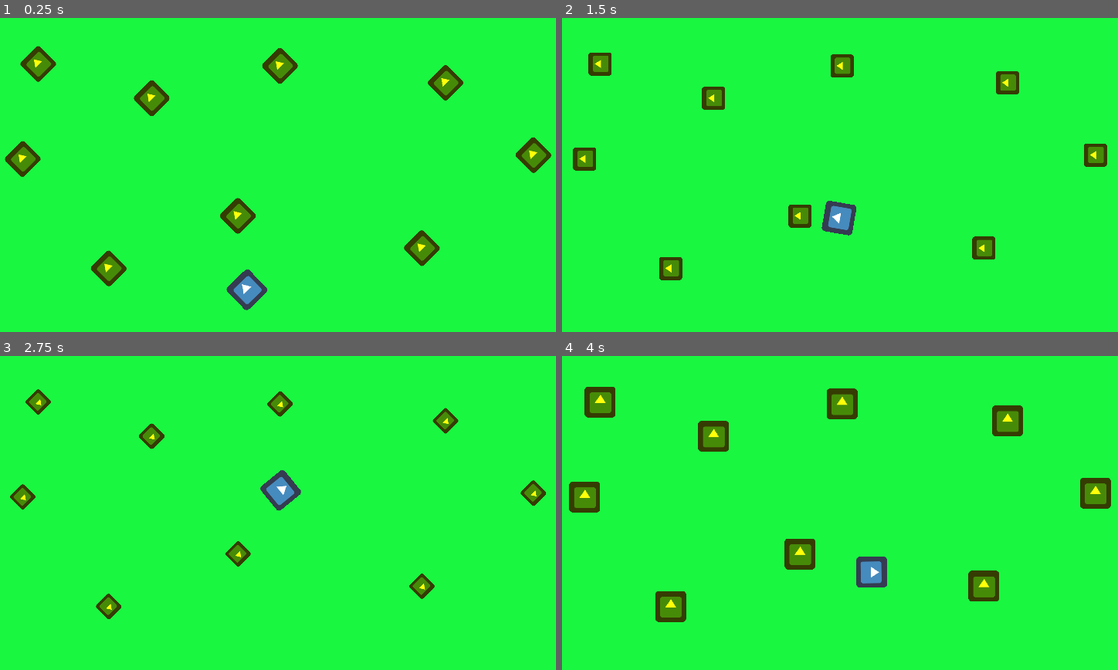
Above: before the commit, frames 1-4 (two rows, left to right).
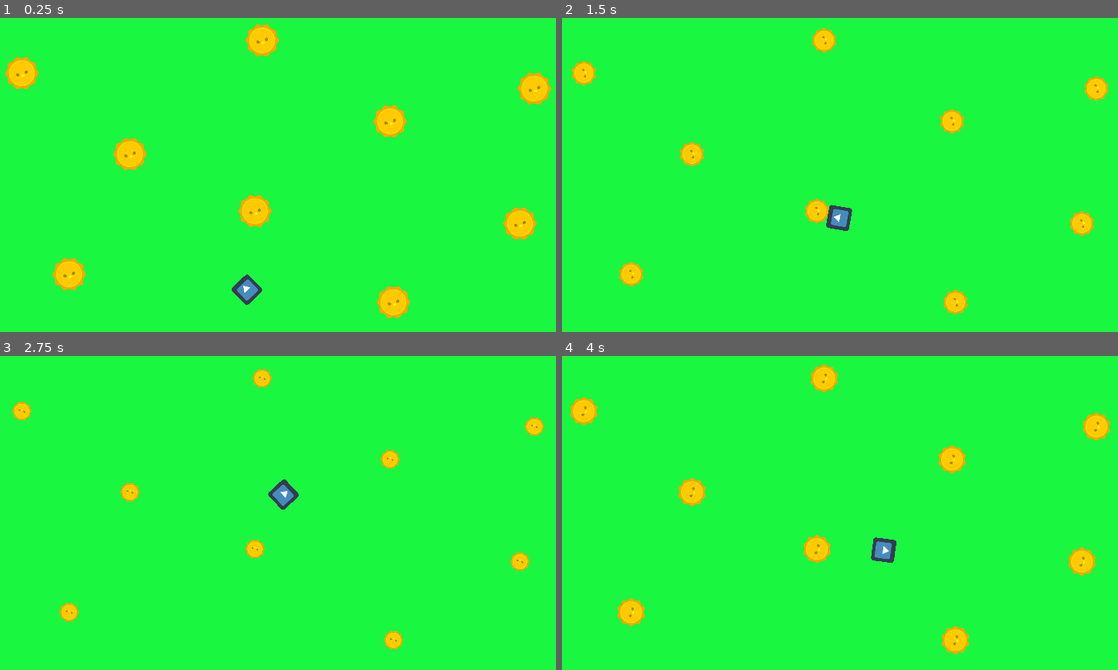
Above: after the commit, the same moments.

Repository: Szczocik/Pollinations_bee
Game: Godot game, scene res://World.tscn
Two runs of this game, one before a commit and one after it. Both use one fixed random seed, a clock stepped at 60 frames per second and the inputs below. The engine's default icon, where the game draws it, is replaced by a stand-in: a white triangle on a blue panel in a dark square.
Inputs (mouse positions are in pixels of both pictures, inside the frame that each line leads up to):
- Up to frame 1 (0.25 s): no input
- Up to frame 2 (1.5 s): move the mouse to (979, 162) at 0.52 s; move the mouse to (717, 196) at 1.27 s
- Up to frame 3 (2.75 s): move the mouse to (339, 440) at 2.02 s
- Up to frame 4 (4 s): move the mouse to (812, 585) at 2.77 s; move the mouse to (1029, 569) at 3.52 s

The runs differ from the first frame. In frame 1, 8.0% of the frame differs, in the area x 0-100%, y 1-96%; in frame 2, 5.2%; in frame 3, 3.7%; in frame 4, 8.3%, in the area x 1-99%, y 2-96%.

Commit message:
player move speed

Diff:
--- a/Flouer/Flouer.tscn
+++ b/Flouer/Flouer.tscn
@@ -1,9 +1,9 @@
 [gd_scene load_steps=5 format=2]
 
-[ext_resource path="res://icon.png" type="Texture" id=1]
+[ext_resource path="res://sun1.png" type="Texture" id=1]
 
-[sub_resource type="RectangleShape2D" id=1]
-extents = Vector2( 30.5, 31.5 )
+[sub_resource type="CircleShape2D" id=4]
+radius = 34.5326
 
 [sub_resource type="Animation" id=2]
 length = 0.001
@@ -34,7 +34,7 @@
 
 [sub_resource type="Animation" id=3]
 resource_name = "move"
-length = 4.0
+length = 10.0
 loop = true
 tracks/0/type = "value"
 tracks/0/path = NodePath("Sprite:rotation_degrees")
@@ -43,7 +43,7 @@
 tracks/0/imported = false
 tracks/0/enabled = true
 tracks/0/keys = {
-"times": PoolRealArray( 0, 1, 2, 3, 4 ),
+"times": PoolRealArray( 0, 2.5, 5, 7.5, 10 ),
 "transitions": PoolRealArray( 1, 1, 1, 1, 1 ),
 "update": 0,
 "values": [ 0.0, -180.0, 0.0, 180.0, 0.0 ]
@@ -55,13 +55,14 @@
 tracks/1/imported = false
 tracks/1/enabled = true
 tracks/1/keys = {
-"times": PoolRealArray( 0, 1, 2, 3, 4 ),
+"times": PoolRealArray( 0, 2.5, 5, 7.5, 10 ),
 "transitions": PoolRealArray( 1, 1, 1, 1, 1 ),
 "update": 0,
 "values": [ Vector2( 1, 1 ), Vector2( 0.5, 0.5 ), Vector2( 1, 1 ), Vector2( 0.5, 0.5 ), Vector2( 1, 1 ) ]
 }
 
 [node name="Flouer" type="Area2D"]
+scale = Vector2( 0.5, 0.5 )
 
 [node name="Sprite" type="Sprite" parent="."]
 modulate = Color( 1, 1, 0.0431373, 1 )
@@ -69,7 +70,7 @@
 
 [node name="CollisionShape2D" type="CollisionShape2D" parent="."]
 position = Vector2( -0.5, -0.5 )
-shape = SubResource( 1 )
+shape = SubResource( 4 )
 
 [node name="AnimationPlayer" type="AnimationPlayer" parent="."]
 autoplay = "move"
--- a/Player.gd
+++ b/Player.gd
@@ -1,7 +1,7 @@
 extends KinematicBody2D
 
-
-export (int) var move_speed = 250
+export (int) var min_move_speed = 100
+export (int) var max_move_speed = 250
 export (int) var stop_distance = 20
 
 
@@ -17,4 +17,5 @@
 	if position.distance_to(get_global_mouse_position()) > stop_distance:
 		var direction = get_global_mouse_position() - position
 		var normalized_direction = direction.normalized()
-		move_and_slide(normalized_direction * move_speed)
+		var direction_distance = direction.length()
+		move_and_slide(normalized_direction * max(min_move_speed,min(max_move_speed, direction_distance)))
--- a/Player.tscn
+++ b/Player.tscn
@@ -7,7 +7,11 @@
 extents = Vector2( 30.5, 31 )
 
 [node name="Player" type="KinematicBody2D"]
+scale = Vector2( 0.75, 0.75 )
 script = ExtResource( 2 )
+__meta__ = {
+"_edit_group_": true
+}
 stop_distance = 24
 
 [node name="Bee" type="Sprite" parent="."]
--- a/World.tscn
+++ b/World.tscn
@@ -50,31 +50,31 @@
 [node name="Flouers" type="Node" parent="."]
 
 [node name="Flouer" parent="Flouers" instance=ExtResource( 2 )]
-position = Vector2( 140, 121 )
+position = Vector2( 106, 140 )
 
 [node name="Flouer2" parent="Flouers" instance=ExtResource( 2 )]
-position = Vector2( 108, 318 )
+position = Vector2( 204, 557 )
 
 [node name="Flouer3" parent="Flouers" instance=ExtResource( 2 )]
-position = Vector2( 286, 545 )
+position = Vector2( 589, 426 )
 
 [node name="Flouer4" parent="Flouers" instance=ExtResource( 2 )]
-position = Vector2( 554, 436 )
+position = Vector2( 1138, 452 )
 
 [node name="Flouer5" parent="Flouers" instance=ExtResource( 2 )]
-position = Vector2( 935, 503 )
+position = Vector2( 1168, 172 )
 
 [node name="Flouer6" parent="Flouers" instance=ExtResource( 2 )]
-position = Vector2( 1166, 310 )
+position = Vector2( 869, 240 )
 
 [node name="Flouer7" parent="Flouers" instance=ExtResource( 2 )]
-position = Vector2( 984, 160 )
+position = Vector2( 604, 72 )
 
 [node name="Flouer8" parent="Flouers" instance=ExtResource( 2 )]
-position = Vector2( 641, 125 )
+position = Vector2( 330, 308 )
 
 [node name="Flouer9" parent="Flouers" instance=ExtResource( 2 )]
-position = Vector2( 375, 192 )
+position = Vector2( 876, 615 )
 
 [node name="Player" parent="." instance=ExtResource( 1 )]
 position = Vector2( 616, 634 )
Binary file added: sun1.png
Not shown, added: sun1.png.import
